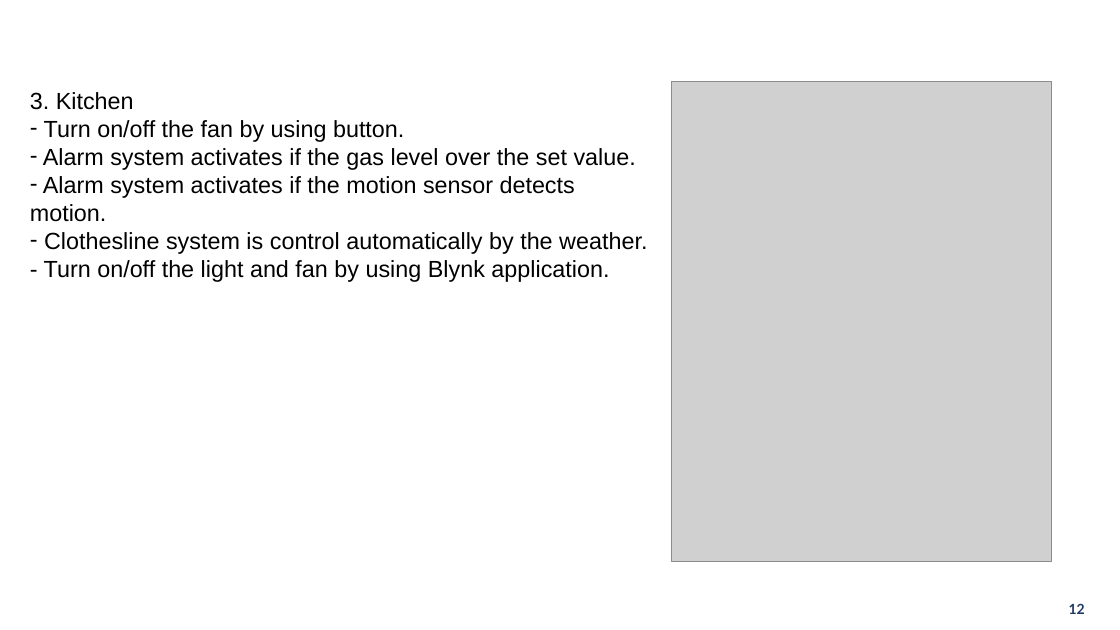
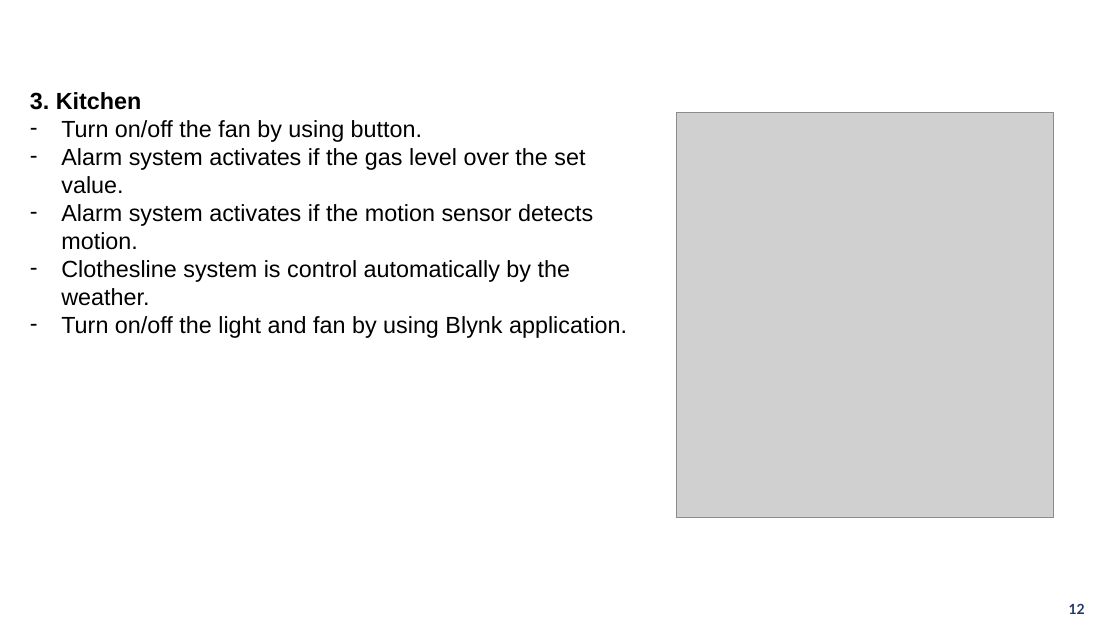
Before and after one commit to ndmbka2k/DATN, a slide deck: slide 12 of POWERPOINT/GraduationThesis_pp.pptx. Drawn at 1120x630 pixels with LibreOffice and Linux fonts; fonts in the diff are those of the drawing; grey boxes stand for pictures; background and template pictures are left out. Boxes give left, top, right and bottom in pixels: in the first picture for what was removed or moved away, otherwise in the second. Text is boxed around its words. In the diff, an @@ line names an element or a change of style, - is before the commit and + after.

```diff
--- a/POWERPOINT/GraduationThesis_pp.pptx
+++ b/POWERPOINT/GraduationThesis_pp.pptx
@@ text at (56,92,593,306): bold on in "3. Kitchen"; indent changed @@
@@ picture: place and size @@
-picture at (672,82,1052,561)
+picture at (676,113,1054,518)
@@ text at (61,316,627,338): text changed @@
-- Turn on/off the light and fan by using Blynk application.
+– Turn on/off the light and fan by using Blynk application.
```
Also in this commit, not shown: 8 other slides changed, 15 slides removed, 1 other file.
